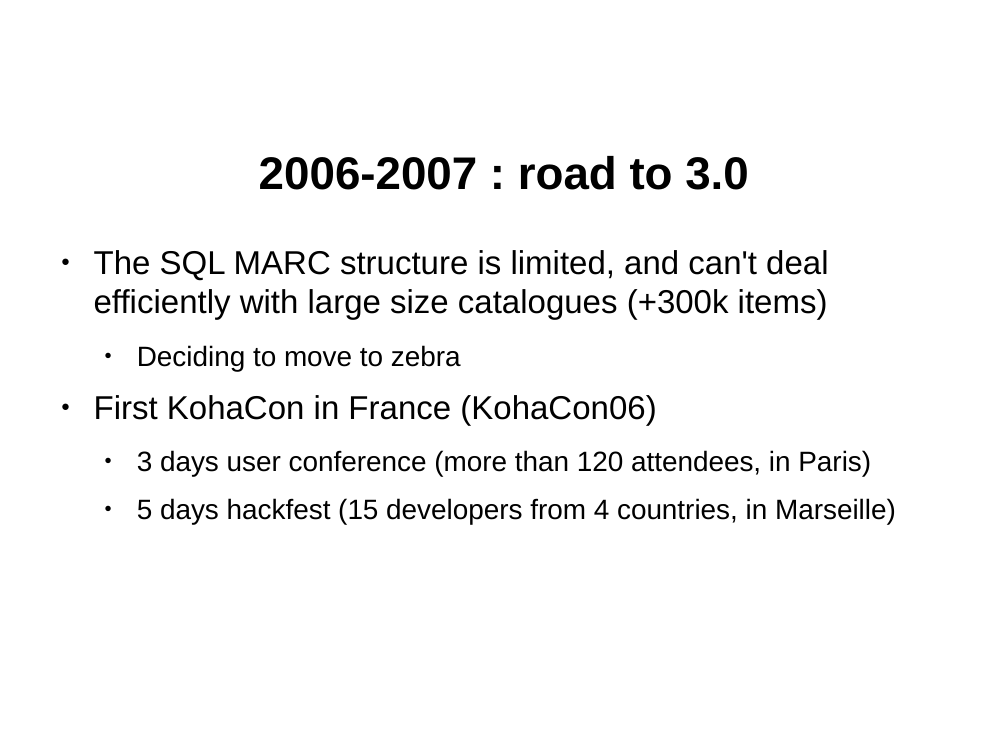
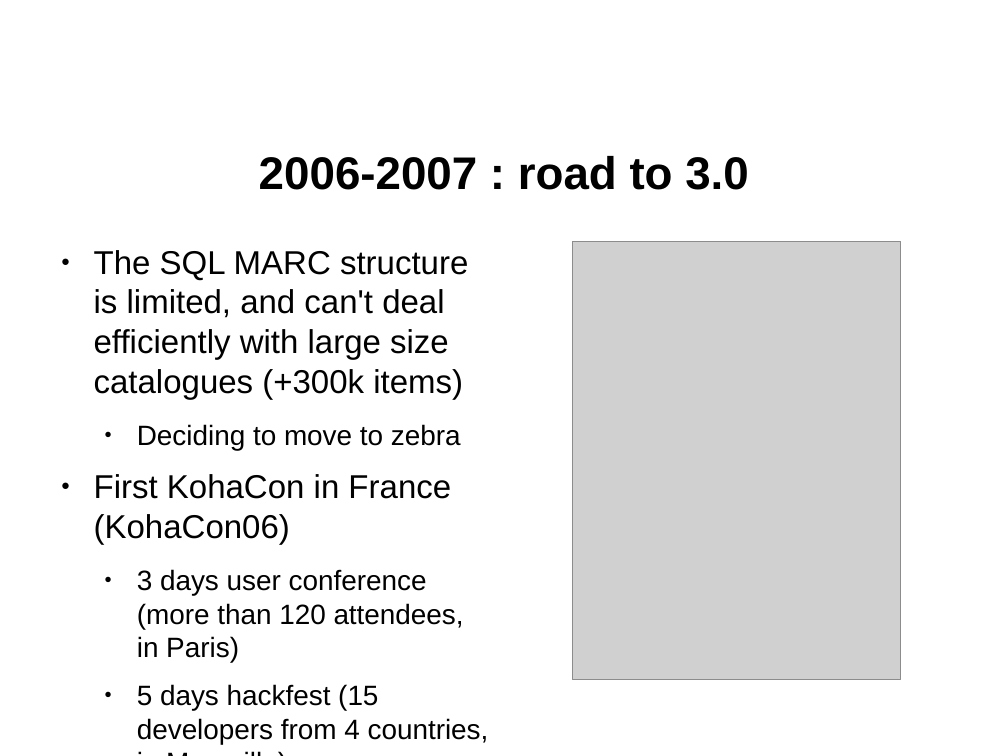
Before and after one commit to ranginui/presentation, a slide deck: slide 12 of kohaconclave/keynote/keynote.odp. Drawn at 1008x756 pixels with LibreOffice and Linux fonts; fonts in the diff are those of the drawing; grey boxes stand for pictures; background and template pictures are left out. Boxes give left, top, right and bottom in pixels: in the first picture for what was removed or moved away, otherwise in the second. Text is boxed around its words. In the diff, an @@ line names an element or a change of style, - is before the commit and + after.

Commit message:
Continuing on with the presentations

```diff
--- a/kohaconclave/keynote/keynote.odp
+++ b/kohaconclave/keynote/keynote.odp
@@ text "The SQL MARC structure is ..." rewrapped from [94,250,896,525] to [94,250,489,744] @@
@@ picture added at [573,241,902,681] @@
```
Also in this commit, not shown: 1 other file.
